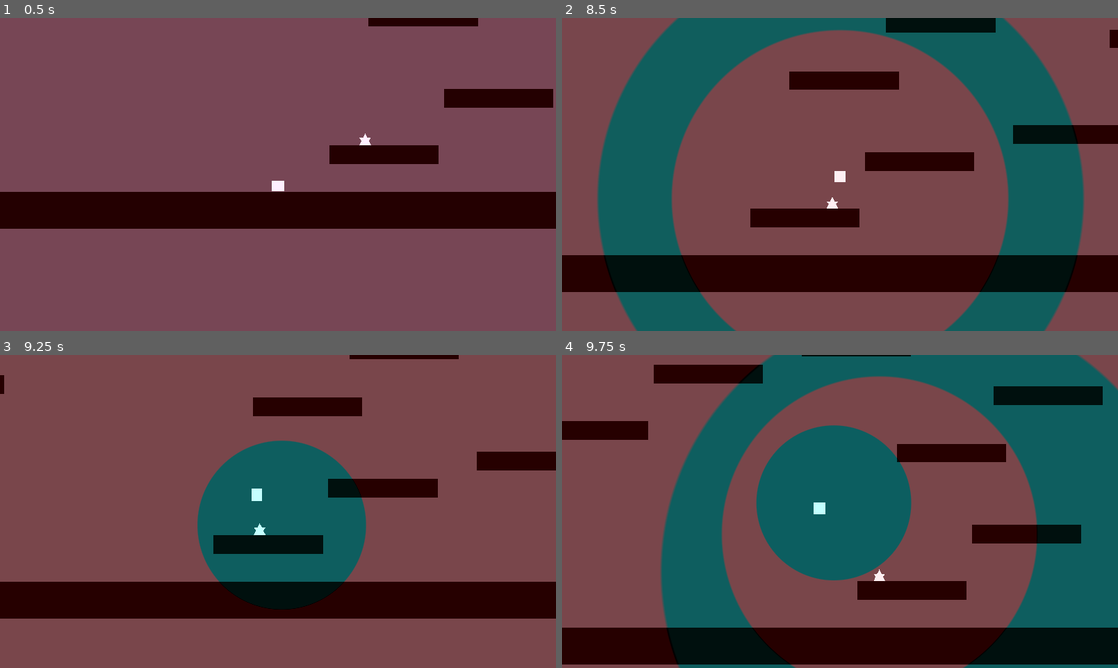
Above: before the commit, frames 1-4 (two rows, left to right).
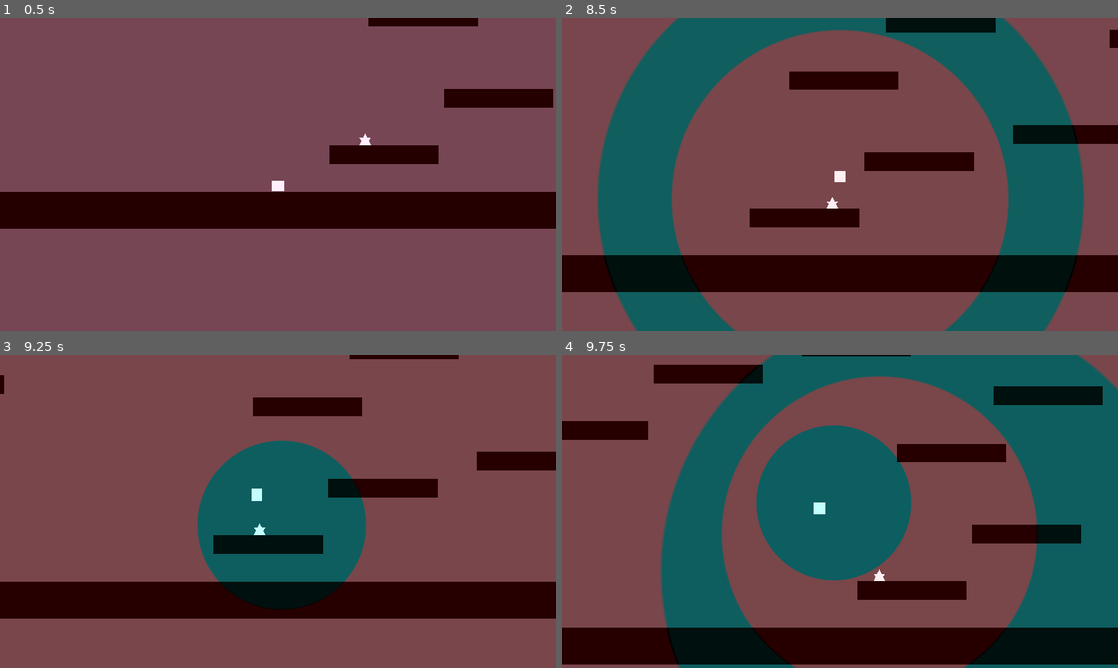
Above: after the commit, the same moments.

Repository: noc7c9/dye-dont-die
Game: Godot game, scene res://Main.tscn
The game is run twice, just before and just after one commit, with the same random seed, the same clock (stepped at 60 frames per second) and the same inputs.
Inputs:
- Up to frame 1 (0.5 s): no input
- Up to frame 2 (8.5 s): hold Space (jump) 0.53-1.28 s; hold W 0.53-2.03 s; tap Shift every 1.5 s from 1.35 to 7.35 s; tap Space (jump) at 1.52, 1.55, 1.82, 3.02, 3.05, 3.32, 4.52, 4.55, 4.82, 6.02, 6.05, 6.32, 7.52, 7.55, 7.82 s; hold Space (jump) 2.03-2.78 s; hold Left (move_left) 2.03-3.53 s; hold S 3.53-4.28 s; hold Space (jump) 3.53-4.28 s; hold Right (move_right) 4.28-5.03 s; hold W 5.03-5.78 s; hold Space (jump) 5.03-5.78 s; hold Right (move_right) 5.78-8.03 s; hold Space (jump) 6.53-7.28 s; hold S from 8.03 s (still down); hold Space (jump) from 8.03 s (still down)
- Up to frame 3 (9.25 s): release S at 8.78 s; release Space (jump) at 8.78 s; hold Left (move_left) from 8.78 s (still down); tap Shift at 8.85 s; tap Space (jump) at 9.02, 9.05 s
- Up to frame 4 (9.75 s): tap Space (jump) at 9.32 s; release Left (move_left) at 9.53 s; hold W from 9.53 s (still down); hold Space (jump) from 9.53 s (still down)

Frame 1 is identical in both runs. In frame 2, less than 0.1% of the frame differs, in the area x 33-61%, y 17-67%; in frame 3, less than 0.1%; in frame 4, less than 0.1%.

Commit message:
Clean up Player script/scene

Diff:
--- a/src/Player/Player.gd
+++ b/src/Player/Player.gd
@@ -2,22 +2,20 @@
 
 extends KinematicBody2D
 
-var gravity: float = 1500
-var acceleration: float = 2000
-var deceleration: float = 2000
-var stand_friction: float = 2500
-var current_friction: float = 2000
-var max_horizontal_speed: float = 350
-var max_fall_speed: float = 1000
-var jump_height: float = -450
-var double_jump_height: float = -450
-var coyote_time_duration: float = 0.2
-var slide_friction: float = 600
-var squash_speed: float = 0.1
-var max_fall_speed_wall_slide: float = 200
-var wall_slide_gravity: float = 200
-var wall_jump_height = -500
-var wall_jump_push = 400
+const GRAVITY: float = 1500.0
+const ACCELERATION: float = 2000.0
+const DECELERATION: float = 2000.0
+const FRICTION: float = 2000.0
+const MAX_HORIZONTAL_SPEED: float = 350.0
+const MAX_FALL_SPEED: float = 1000.0
+const JUMP_HEIGHT: float = -450.0
+const DOUBLE_JUMP_HEIGHT: float = -450.0
+const COYOTE_TIME_DURATION: float = 0.2
+const SQUASH_SPEED: float = 0.1
+const MAX_FALL_SPEED_WALL_SLIDE: float = 200.0
+const WALL_SLIDE_GRAVITY: float = 200.0
+const WALL_JUMP_HEIGHT: float = -500.0
+const WALL_JUMP_PUSH: float = 400.0
 
 var v_speed: float = 0
 var h_speed: float = 0
@@ -26,72 +24,63 @@
 var touching_wall: bool = false
 var is_jumping: bool = false
 var is_double_jumping: bool = false
-var is_sliding: bool = false
 var is_wall_sliding: bool = false
 var can_double_jump: bool = false
-var can_slide: bool = false
 var air_jump_pressed: bool = false # if we've pressed jump just before we land
 var coyote_time: bool = true # if we can jump just after we leave platform
 
 var motion: Vector2 = Vector2.ZERO;
 
 onready var anim: AnimatedSprite = $AnimatedSprite
-onready var ray_ground: RayCast2D = $ray_ground
-onready var ray_left: RayCast2D = $ray_left
-onready var ray_right: RayCast2D = $ray_right
-onready var stand_shape: CollisionShape2D = $stand_shape
-onready var slide_shape: CollisionShape2D = $slide_shape
+onready var ray_ground: RayCast2D = $RayGround
+onready var ray_left: RayCast2D = $RayLeft
+onready var ray_right: RayCast2D = $RayRight
+onready var shape: CollisionShape2D = $CollisionShape2D
+
 onready var base_scale: Vector2 = anim.scale
-
-
-func _ready():
-    pass
-
 
 func _physics_process(delta):
     # check if we're grounded/touching wall
     check_ground_wall_logic(delta)
 
-    handle_player_collision_shapes()
-
     # check if we're moving/jumping/sliding/etc
     handle_input(delta)
 
     do_physics(delta)
 
 
-func check_ground_wall_logic(delta: float):
+func check_ground_wall_logic(_delta: float):
     # check for coyote time (have we just left platform)
-    if (touching_ground and !ray_ground.is_colliding()):
+    if touching_ground and !ray_ground.is_colliding():
         touching_ground = false
         coyote_time = true
-        yield(get_tree().create_timer(coyote_time_duration), "timeout")
+        yield(get_tree().create_timer(COYOTE_TIME_DURATION), "timeout")
         coyote_time = false
         # FIXME: the logic will continue from this point, but delayed which
         # could be an issue
 
     # check the moment we touch ground for the first time
-    if (!touching_ground and ray_ground.is_colliding()):
+    if !touching_ground and ray_ground.is_colliding():
         anim.scale = base_scale * Vector2(1.2, 0.8)
 
     # set if we're touching a wall
-    if (ray_right.is_colliding() or ray_left.is_colliding()):
+    if ray_right.is_colliding() or ray_left.is_colliding():
         touching_wall = true
     else:
         touching_wall = false
 
     # set if we're touching the ground or not
     touching_ground = ray_ground.is_colliding()
-    if (touching_ground):
+    if touching_ground:
         is_jumping = false
         can_double_jump = true
         motion.y = 0
         v_speed = 0
 
-    if (is_on_wall() and !touching_ground and v_speed > 0):
-        if ((Input.is_action_pressed("move_left") or
-            Input.is_action_pressed("move_right")) or
-            abs(Input.get_joy_axis(0, 0)) > 0.3):
+    if is_on_wall() and !touching_ground and v_speed > 0:
+        if (Input.is_action_pressed("move_left")
+                or Input.is_action_pressed("move_right")
+                or abs(Input.get_joy_axis(0, 0)) > 0.3):
             is_wall_sliding = true
         else:
             is_wall_sliding = false
@@ -100,7 +89,6 @@
 
 
 func handle_input(delta: float):
-    # check_sliding_logic()
     handle_movement(delta)
     handle_jumping(delta)
 
@@ -108,140 +96,133 @@
 func handle_movement(delta: float):
     # fix issue with sticking to walls when reversing direction immediately
     # after collision
-    if (is_on_wall()):
+    if is_on_wall():
         h_speed = 0
         motion.x = 0
 
     # input right
-    if (!is_sliding and (Input.get_joy_axis(0, 0) > 0.3 or
-        Input.is_action_pressed("move_right"))):
-        if (h_speed < -100):
+    if Input.get_joy_axis(0, 0) > 0.3 or Input.is_action_pressed("move_right"):
+        if h_speed < -100:
             # reversed direction
-            h_speed += deceleration * delta
-            if (touching_ground):
+            h_speed += DECELERATION * delta
+            if touching_ground:
                 # anim.play("turn")
                 anim.play("idle")
-        elif (h_speed < max_horizontal_speed):
+        elif h_speed < MAX_HORIZONTAL_SPEED:
             # not reached max speed
-            h_speed += acceleration * delta
+            h_speed += ACCELERATION * delta
             anim.flip_h = false
-            if (touching_ground):
+            if touching_ground:
                 # anim.play("run")
                 anim.play("idle")
         else:
             # reached max speed
-            if (touching_ground):
+            if touching_ground:
                 # anim.play("run")
                 anim.play("idle")
     # input left
-    elif (!is_sliding and (Input.get_joy_axis(0, 0) < -0.3 or
-        Input.is_action_pressed("move_left"))):
-        if (h_speed > 100):
+    elif Input.get_joy_axis(0, 0) < -0.3 or Input.is_action_pressed("move_left"):
+        if h_speed > 100:
             # reversed direction
-            h_speed -= deceleration * delta
-            if (touching_ground):
+            h_speed -= DECELERATION * delta
+            if touching_ground:
                 # anim.play("turn")
                 anim.play("idle")
-        elif (h_speed > -max_horizontal_speed):
+        elif h_speed > -MAX_HORIZONTAL_SPEED:
             # not reached max speed
-            h_speed -= acceleration * delta
+            h_speed -= ACCELERATION * delta
             anim.flip_h = true
-            if (touching_ground):
+            if touching_ground:
                 # anim.play("run")
                 anim.play("idle")
         else:
             # reached max speed
-            if (touching_ground):
+            if touching_ground:
                 # anim.play("run")
                 anim.play("idle")
     # not input right or left
     else:
-        if (touching_ground):
-            if (!is_sliding):
-                # anim.play("idle")
-                anim.play("idle")
-            elif (abs(h_speed) < 0.2):
-                anim.stop()
-                anim.frame = 1
+        if touching_ground:
+            anim.play("idle")
         # apply horizontal friction until we've stopped
-        h_speed -= (min(abs(h_speed), current_friction * delta) * sign(h_speed))
-
-
-func handle_jumping(delta: float):
-    if (coyote_time and Input.is_action_just_pressed("jump")):
-        v_speed = jump_height
+        h_speed -= (min(abs(h_speed), FRICTION * delta) * sign(h_speed))
+
+
+func handle_jumping(_delta: float):
+    if coyote_time and Input.is_action_just_pressed("jump"):
+        v_speed = JUMP_HEIGHT
         is_jumping = true
         can_double_jump = true
 
-    if (touching_ground):
-        if ((Input.is_action_just_pressed("jump") or air_jump_pressed) and
-                !is_jumping):
-            v_speed = jump_height
+    if touching_ground:
+        if ((Input.is_action_just_pressed("jump") or air_jump_pressed)
+                and !is_jumping):
+            v_speed = JUMP_HEIGHT
             is_jumping = true
             touching_ground = false
             anim.scale = base_scale * Vector2(0.5, 1.2)
     else:
         # variable jumping
-        if (v_speed < 0 and !Input.is_action_pressed("jump") and
-                !is_double_jumping):
-            v_speed = max(v_speed, jump_height / 2)
-
-        if (can_double_jump and Input.is_action_just_pressed("jump") and
-                !coyote_time and !touching_wall):
-            v_speed = double_jump_height
+        if (v_speed < 0 and !Input.is_action_pressed("jump")
+                and !is_double_jumping):
+            v_speed = max(v_speed, JUMP_HEIGHT / 2)
+
+        if (can_double_jump and Input.is_action_just_pressed("jump")
+                and !coyote_time and !touching_wall):
+            v_speed = DOUBLE_JUMP_HEIGHT
             # anim.play("double-jump")
             anim.play("idle")
             is_double_jumping = true
             can_double_jump = false
 
         # jump animation
-        if (!is_double_jumping and v_speed < 0):
+        if !is_double_jumping and v_speed < 0:
             # anim.play('jump-up')
             anim.play("idle")
-        elif (!is_double_jumping and v_speed > 0):
+        elif !is_double_jumping and v_speed > 0:
             # anim.play('jump-down')
             anim.play("idle")
-        elif (is_double_jumping and anim.frame == 3):
+        elif is_double_jumping and anim.frame == 3:
             # ie. if double jump animation has finished
             is_double_jumping = false
 
         # wall jumping
-        if (ray_right.is_colliding() and Input.is_action_just_pressed("jump")):
-            v_speed = wall_jump_height
-            h_speed = -wall_jump_push
+        if ray_right.is_colliding() and Input.is_action_just_pressed("jump"):
+            v_speed = WALL_JUMP_HEIGHT
+            h_speed = -WALL_JUMP_PUSH
             anim.flip_h = true
             can_double_jump = true
-        elif (ray_left.is_colliding() and Input.is_action_just_pressed("jump")):
-            v_speed = wall_jump_height
-            h_speed = wall_jump_push
+        elif ray_left.is_colliding() and Input.is_action_just_pressed("jump"):
+            v_speed = WALL_JUMP_HEIGHT
+            h_speed = WALL_JUMP_PUSH
             anim.flip_h = false
             can_double_jump = true
 
-        if(is_wall_sliding):
+        if is_wall_sliding:
             # anim.play("wall-slide")
             anim.play("idle")
             # required because we might not finish double jumping
             is_double_jumping = false
 
         # check if we're pressing jump just before we land on a platform
-        if (Input.is_action_just_pressed("jump")):
+        if Input.is_action_just_pressed("jump"):
             air_jump_pressed = true
-            yield(get_tree().create_timer(coyote_time_duration), "timeout")
+            yield(get_tree().create_timer(COYOTE_TIME_DURATION), "timeout")
             air_jump_pressed = false
 
 
 func do_physics(delta: float):
-    if (is_on_ceiling()):
+    if is_on_ceiling():
         # not zero to ensure collision doesn't feel floaty
         motion.y = 10
         v_speed = 10
 
-    if (!is_wall_sliding):
-        v_speed += gravity * delta
-        v_speed = min(v_speed, max_fall_speed)
-    else:
-        v_speed += wall_slide_gravity * delta
-        v_speed = min(v_speed, max_fall_speed_wall_slide)
+    if !is_wall_sliding:
+        v_speed += GRAVITY * delta
+        v_speed = min(v_speed, MAX_FALL_SPEED)
+    else:
+        v_speed += WALL_SLIDE_GRAVITY * delta
+        v_speed = min(v_speed, MAX_FALL_SPEED_WALL_SLIDE)
 
     motion.y = v_speed
     motion.x = h_speed
@@ -249,40 +230,5 @@
     motion = move_and_slide(motion, Vector2.UP)
 
     # lerp out squash/squeeze scale
-    apply_squash_squeeze()
-
-func apply_squash_squeeze():
-    anim.scale.x = lerp(anim.scale.x, base_scale.x, squash_speed)
-    anim.scale.y = lerp(anim.scale.y, base_scale.y, squash_speed)
-
-func handle_player_collision_shapes():
-    if (is_sliding and slide_shape.disabled):
-        stand_shape.disabled = true
-        slide_shape.disabled = false
-    elif (!is_sliding and stand_shape.disabled):
-        slide_shape.disabled = true
-        stand_shape.disabled = false
-
-func check_sliding_logic():
-    # check if it's possible to slide
-    if (abs(h_speed) > (max_horizontal_speed - 1) and touching_ground):
-        if(!is_sliding): can_slide = true
-    else:
-        can_slide = false
-
-    # check if we're holding down the slide key/button
-    if (can_slide and Input.is_action_pressed("slide")):
-        is_sliding = true
-        can_slide = false
-
-    # check if we're sliding but just released slide key
-    if (is_sliding and !Input.is_action_pressed("slide")):
-        is_sliding = false
-
-    # animation and friction logic
-    if (is_sliding and touching_ground):
-        current_friction = slide_friction
-        # anim.play("slide")
-        anim.play("idle")
-    else:
-        current_friction = stand_friction
+    anim.scale.x = lerp(anim.scale.x, base_scale.x, SQUASH_SPEED)
+    anim.scale.y = lerp(anim.scale.y, base_scale.y, SQUASH_SPEED)
--- a/src/Player/Player.tscn
+++ b/src/Player/Player.tscn
@@ -24,23 +24,20 @@
 frames = SubResource( 1 )
 animation = "idle"
 
-[node name="stand_shape" type="CollisionShape2D" parent="."]
+[node name="CollisionShape2D" type="CollisionShape2D" parent="."]
 shape = SubResource( 2 )
 
-[node name="slide_shape" type="CollisionShape2D" parent="."]
-shape = SubResource( 2 )
-
-[node name="ray_ground" type="RayCast2D" parent="."]
+[node name="RayGround" type="RayCast2D" parent="."]
 position = Vector2( -10, 11 )
 enabled = true
 cast_to = Vector2( 20, 0 )
 
-[node name="ray_left" type="RayCast2D" parent="."]
+[node name="RayLeft" type="RayCast2D" parent="."]
 position = Vector2( -14, -10 )
 enabled = true
 cast_to = Vector2( 0, 20 )
 
-[node name="ray_right" type="RayCast2D" parent="."]
+[node name="RayRight" type="RayCast2D" parent="."]
 position = Vector2( 13, -10 )
 enabled = true
 cast_to = Vector2( 0, 20 )
